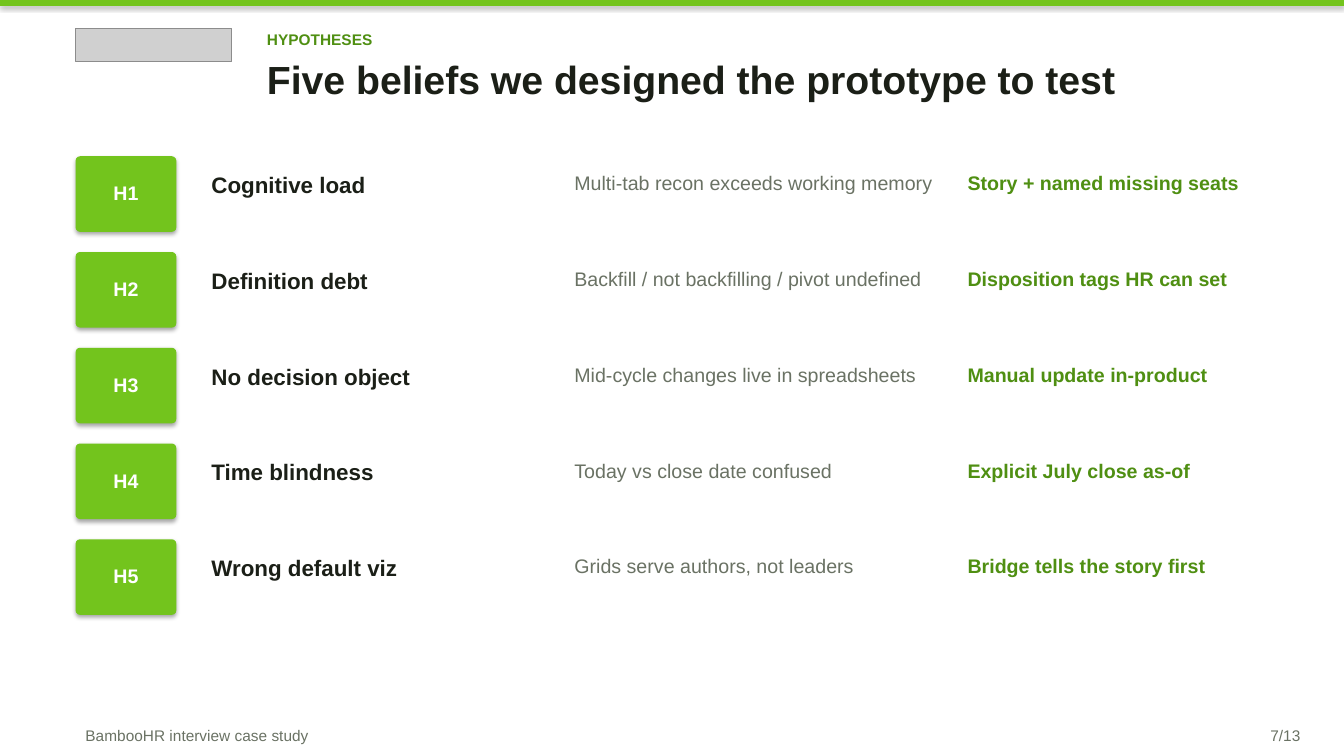
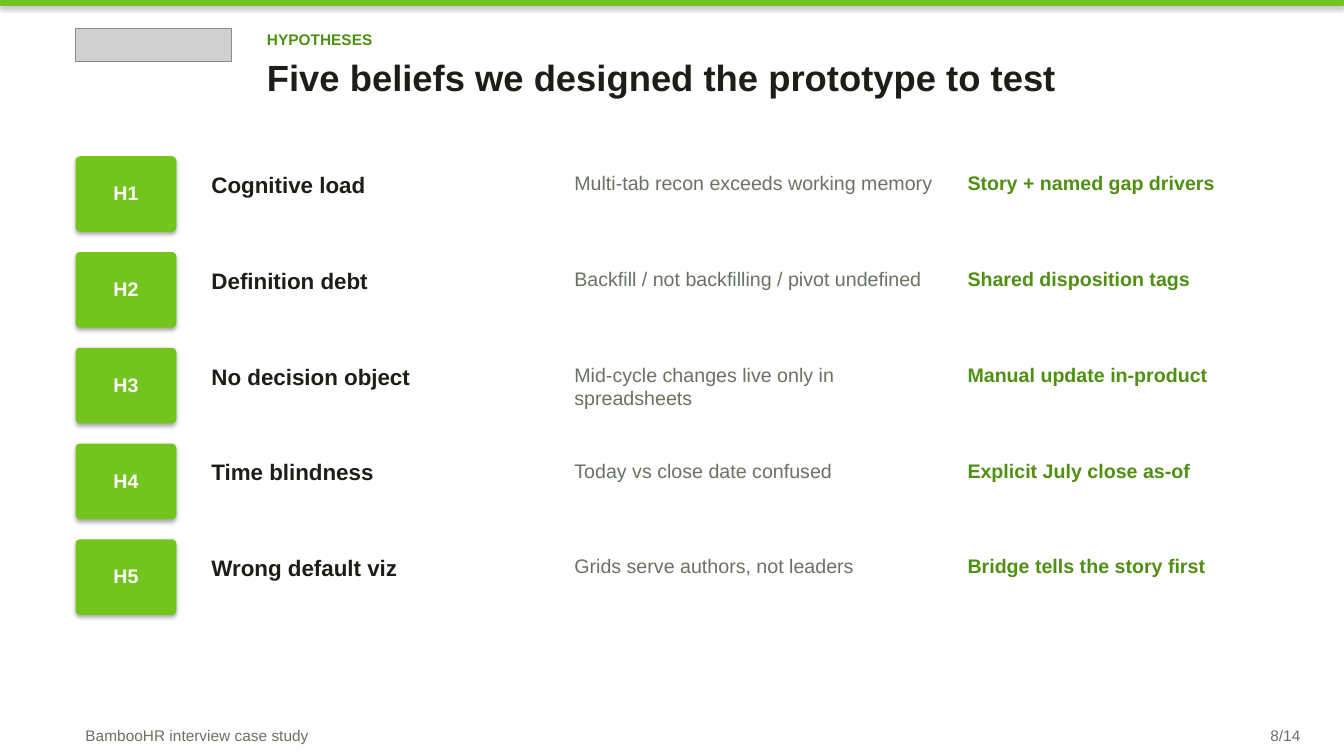
Before and after one commit to Brigdawg/Headcount-Reconciliation, a slide deck: slide 8 of deck/Headcount_Control_Tower_Case_Study.pptx (slide 7 before the commit). Drawn at 1344x756 pixels with LibreOffice and Linux fonts; fonts in the diff are those of the drawing; grey boxes stand for pictures. Boxes give left, top, right and bottom in pixels: in the first picture for what was removed or moved away, otherwise in the second. Text is boxed around its words. In the diff, an @@ line names an element or a change of style, - is before the commit and + after.

Commit message:
Strengthen deck around the problem, client value, and BambooHR value.
Add scrubbed “current spreadsheet” slide, clearer cross-functional process, and market stats focused on HR–Finance cohesion and recon time.

```diff
--- a/deck/Headcount_Control_Tower_Case_Study.pptx
+++ b/deck/Headcount_Control_Tower_Case_Study.pptx
@@ text "Five beliefs we designed the ..." at <box>267,64,1056,99</box>: size 28 to 26 pt @@
@@ text at <box>968,175,1214,194</box>: text changed @@
-Story + named missing seats
+Story + named gap drivers
@@ text at <box>968,271,1189,290</box>: text changed @@
-Disposition tags HR can set
+Shared disposition tags
@@ text at <box>574,368,834,409</box>: text changed @@
-Mid-cycle changes live in spreadsheets
+Mid-cycle changes live only in spreadsheets
@@ text at <box>1270,730,1300,741</box>: text changed @@
-7/13
+8/14
```
Also in this commit, not shown: 8 other slides changed, 5 slides added, 4 slides removed, 3 other files.
